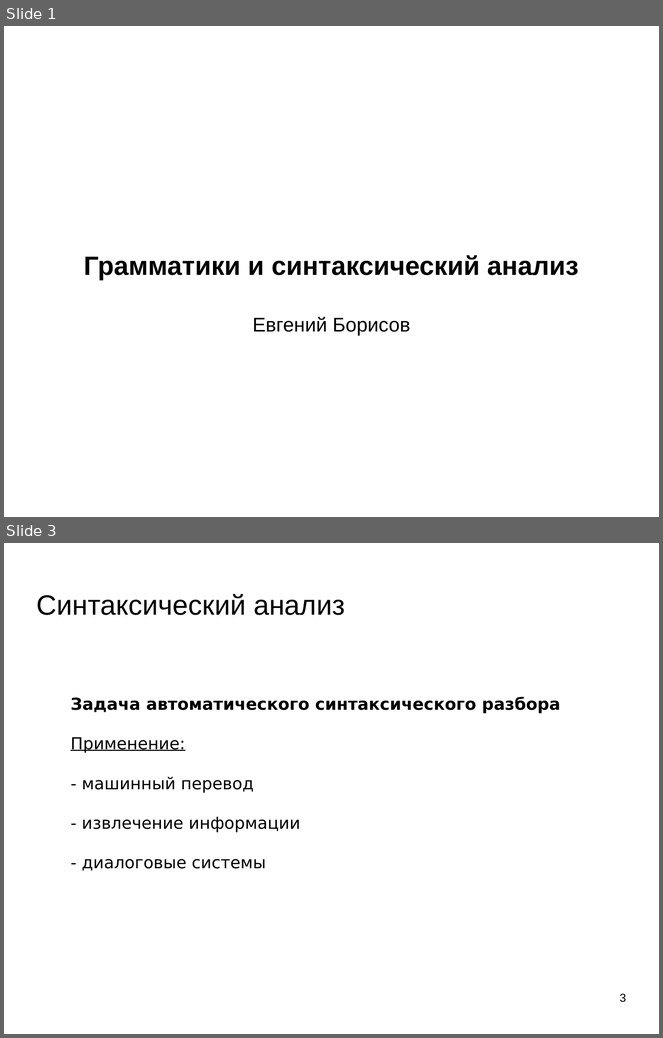
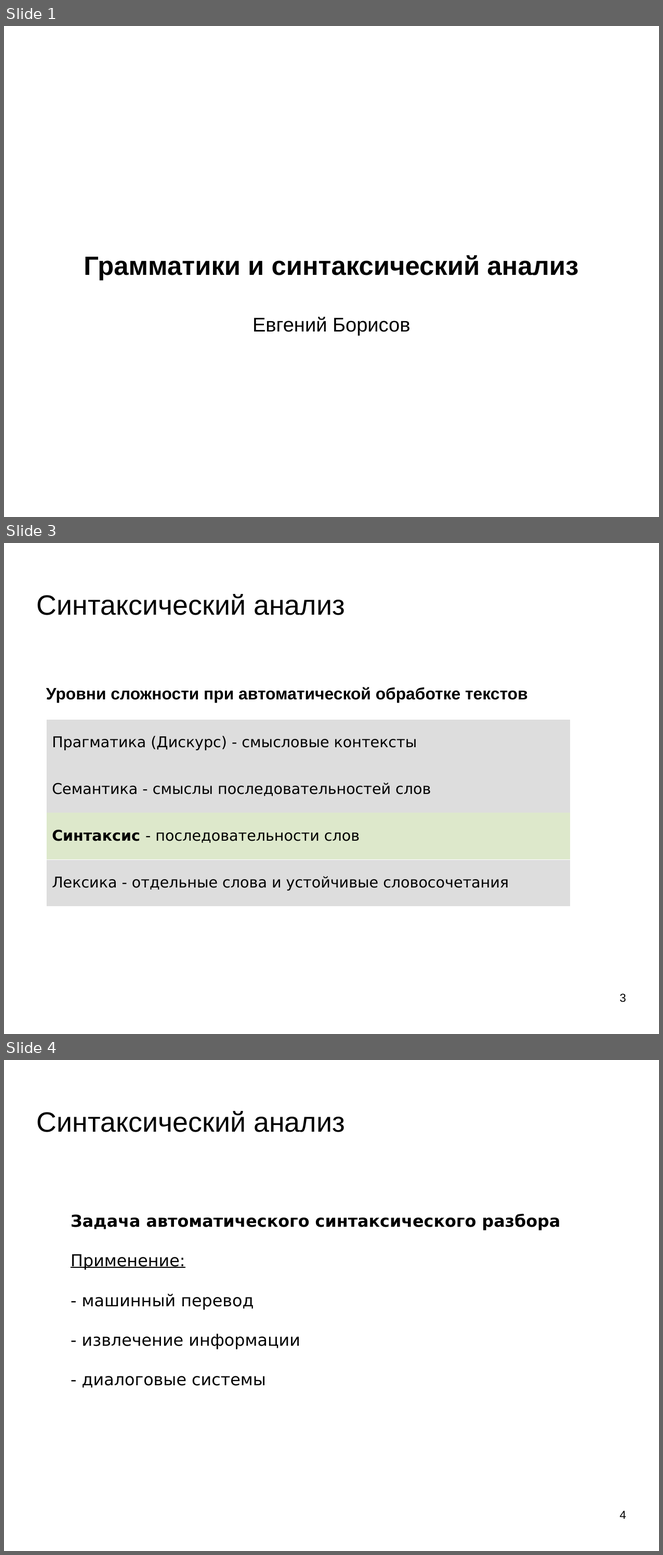
Before and after one commit to mechanoid5/ml_nlp_2025_I, a slide deck: 04-synt-grammar.odp. Shown one above the other, each under a label of ours: slides 1 and 3 before the commit, slides 1, 3 and 4 after it; the slides between them are not shown. The pictures are 663x1038 and 663x1555 pixels, drawn with LibreOffice and Linux fonts; fonts in the diff are those of the drawing; background and template pictures are left out. Boxes give left, top, right and bottom in pixels: in the first picture for what was removed or moved away, otherwise in the second. Text is boxed around its words. In the diff, an @@ line names an element or a change of style, - is before the commit and + after.

```diff
--- a/04-synt-grammar.odp
+++ b/04-synt-grammar.odp
@@ slide 3 added at (4,543,659,1034), background picture (left out) @@
@@ title added at (37,594,345,615), 33.9 pt, text #000000 @@
+Синтаксический анализ
@@ text added at (46,687,528,703), 20 pt, text #000000, bold @@
+Уровни сложности при автоматической обработке текстов
@@ table added at (46,719,571,906), 4 rows, 1 columns @@
+Прагматика (Дискурс) - смысловые контексты
+Семантика - смыслы последовательностей слов
+Синтаксис - последовательности слов
+Лексика - отдельные слова и устойчивые словосочетания
@@ page number added at (620,994,626,1003), 14 pt, text #000000 @@
+3
@@ what was slide 3 is now slide 4 @@
@@ page number at (620,1511,626,1519): text changed @@
-3
+4
```
Also in this commit, not shown: 2 slides changed, 19 other files.
